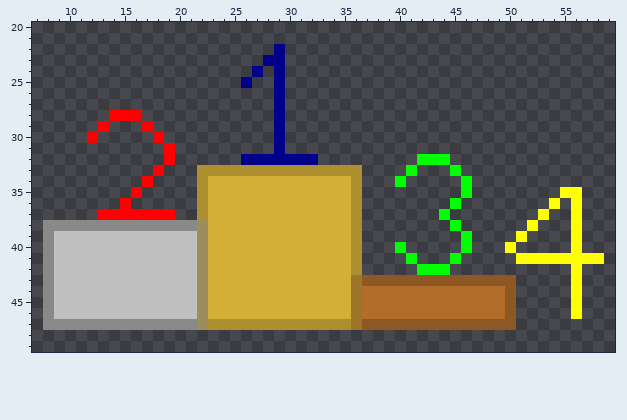
Pixel-art file -- Assets/Images/Misc/Podium Prototype/Podium (Prototype 1).aseprite. The picture above is the old version.
60x60 pixels, 1 frame. Shown: x 7..59, y 20..49.
After:
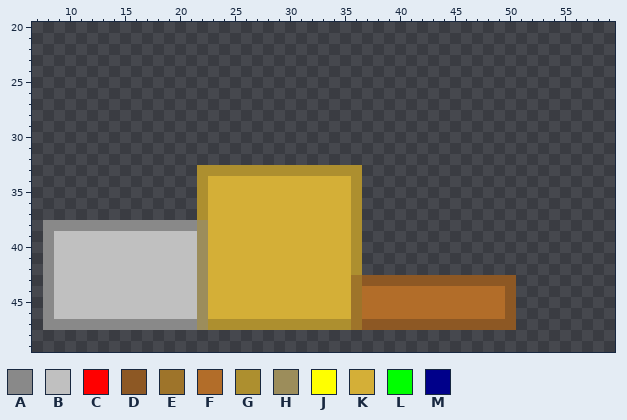
Palette (. is transparent): A #898989  B #c0c0c0  C #ff0000  D #8d5824  E #9e742a  F #b26d29  G #ad8f2f  H #9c8d5b  J #ffff00  K #d4af37  L #00ff00  M #00008a
Change:
The edit erases colour C in row 28 at x 14 to 16; in row 29 at x 13 and 17; in row 30 at x 12 and 18; in rows 31 to 32 at x 19; in row 33 at x 18; in row 34 at x 17.
The edit erases colour C in row 35 at x 16; in row 36 at x 15; in row 37 at x 13 to 19.
The edit erases colour J in row 35 at x 55 to 56; in row 36 at x 54 and 56; in row 37 at x 53 and 56; in row 38 at x 52 and 56; in row 39 at x 51 and 56; in row 40 at x 50 and 56.
The edit erases colour J in row 41 at x 51 to 58; in rows 42 to 46 at x 56.
The edit erases colour L in row 32 at x 42 to 44; in row 33 at x 41 and 45; in row 34 at x 40 and 46; in row 35 at x 46; in row 36 at x 45; in row 37 at x 44.
The edit erases colour L in row 38 at x 45; in row 39 at x 46; in row 40 at x 40 and 46; in row 41 at x 41 and 45; in row 42 at x 42 to 44.
The edit erases colour M in row 22 at x 29; in row 23 at x 28 to 29; in row 24 at x 27 and 29; in row 25 at x 26 and 29; in rows 26 to 31 at x 29; in row 32 at x 26 to 32.
Where, in picture pixels (left, top, right, bottom), the same in both pictures:
erased: (241, 44, 318, 165)
erased: (87, 110, 175, 220)
erased: (395, 154, 604, 319)
